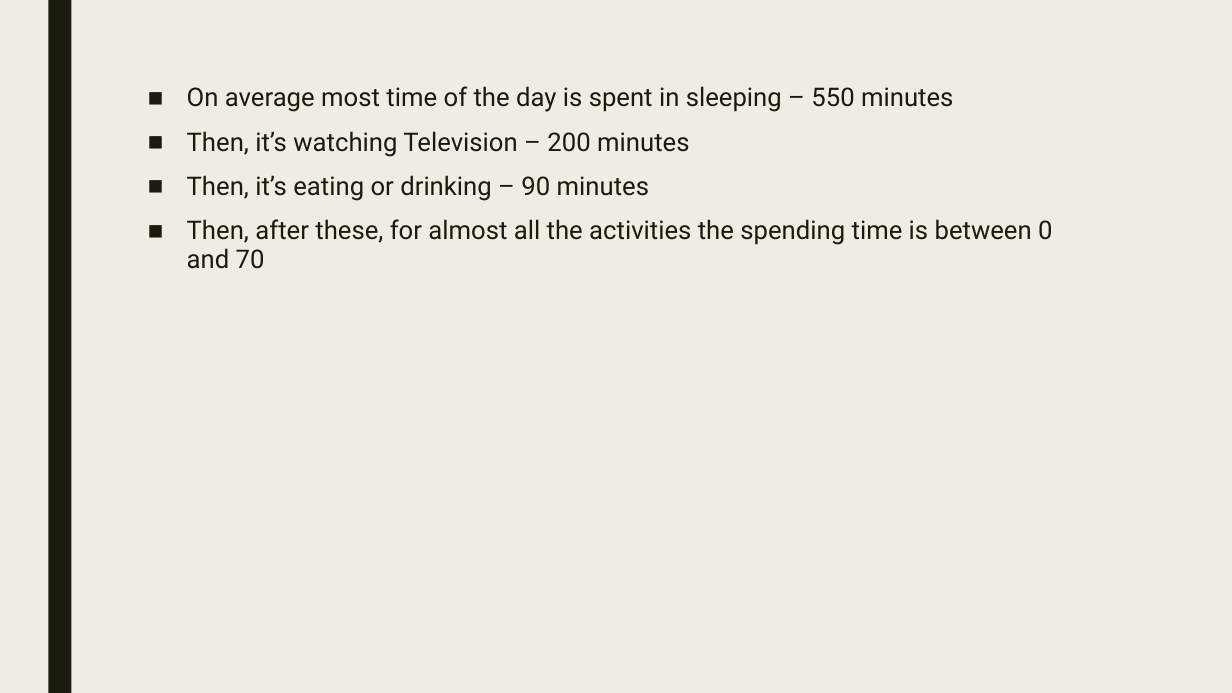
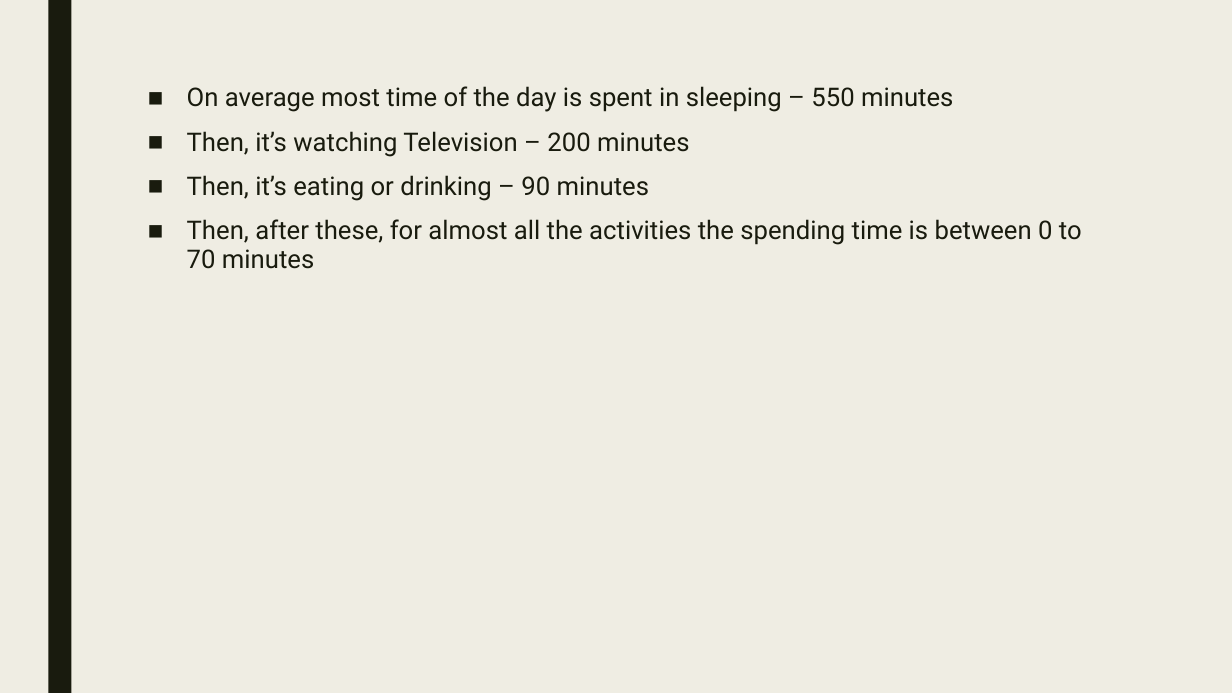
Before and after one commit to PrashantShivajiBhapkar/Analytics-Competition, a slide deck: slide 17 of ProjectPresentation.pptx. Drawn at 1232x693 pixels with LibreOffice and Linux fonts; fonts in the diff are those of the drawing. Boxes give left, top, right and bottom in pixels: in the first picture for what was removed or moved away, otherwise in the second. Text is boxed around its words. In the diff, an @@ line names an element or a change of style, - is before the commit and + after.

```diff
--- a/ProjectPresentation.pptx
+++ b/ProjectPresentation.pptx
@@ text at [187, 219, 1082, 269]: text changed @@
-■ Then, after these, for almost all the activities the spending time is between 0 and 70
+■ Then, after these, for almost all the activities the spending time is between 0 to 70 minutes
```
Also in this commit, not shown: 5 other slides changed, 6 slides added, 3 slides removed.
